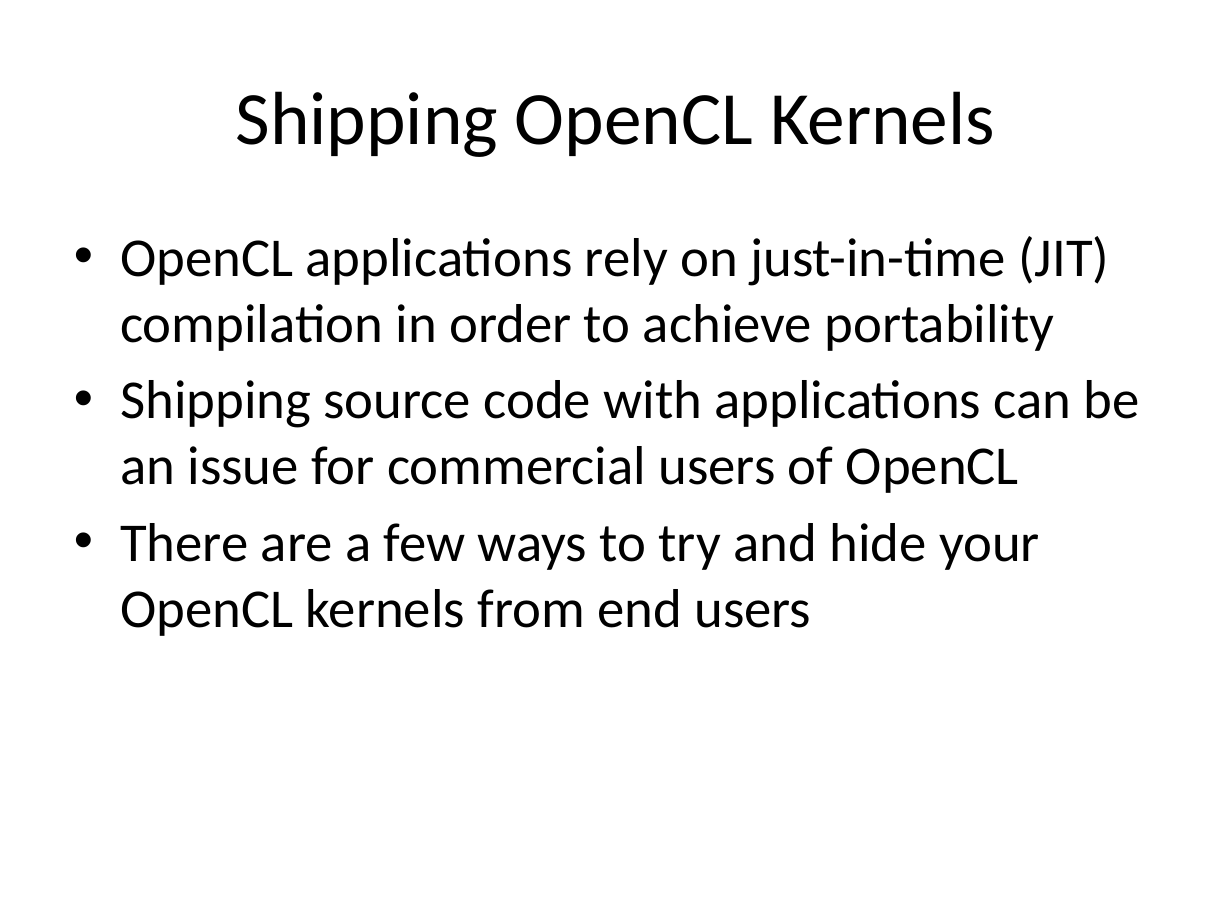
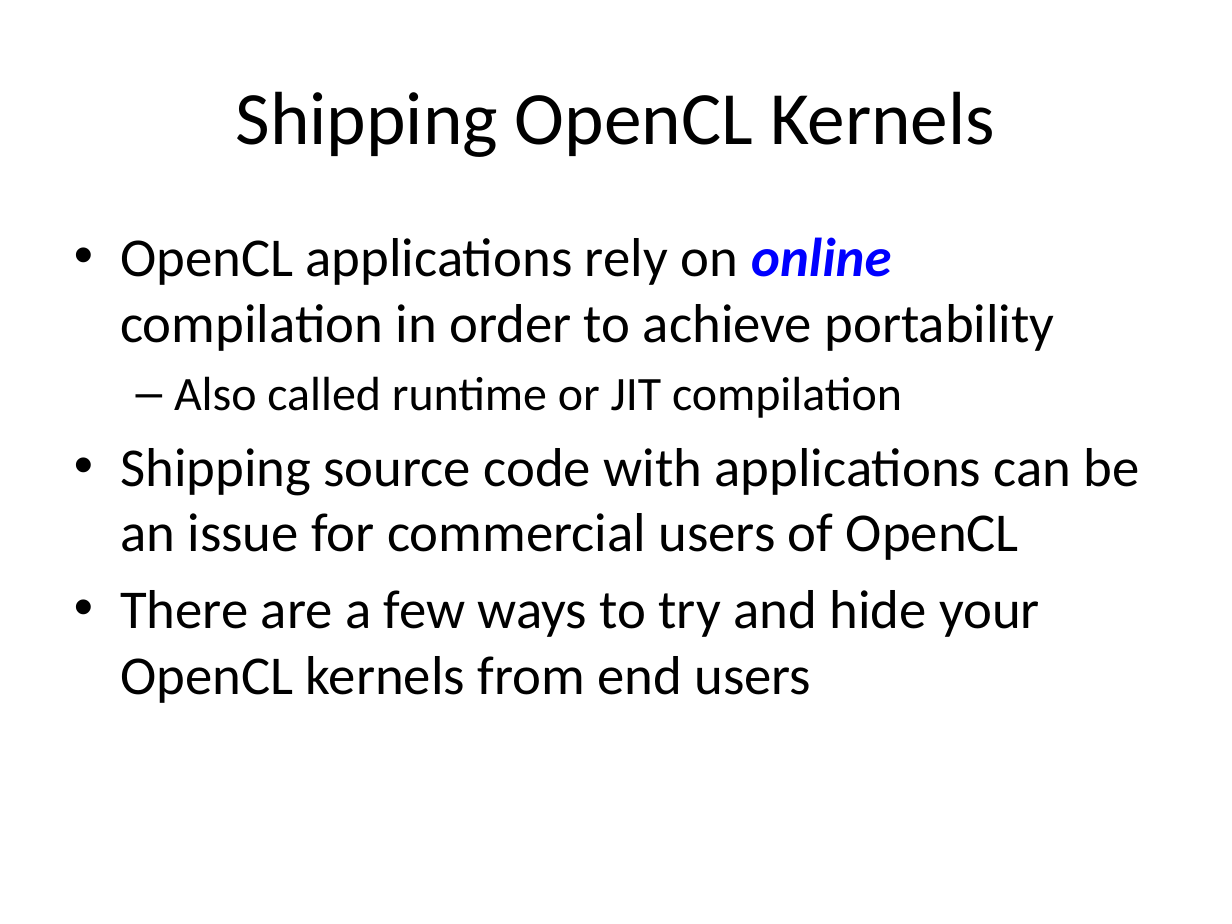
Before and after one commit to UoB-HPC/opencl-training-code, a slide deck: slide 5 of slides/advanced_part2.pptx (slide 2 before the commit). Drawn at 1232x924 pixels with LibreOffice and Linux fonts; fonts in the diff are those of the drawing. Boxes give left, top, right and bottom in pixels: in the first picture for what was removed or moved away, otherwise in the second. Text is boxed around its words. In the diff, an @@ line names an element or a change of style, - is before the commit and + after.

```diff
--- a/slides/advanced_part2.pptx
+++ b/slides/advanced_part2.pptx
@@ text at bbox=[120, 237, 1054, 418]: text changed @@
-• OpenCL applications rely on just-in-time (JIT) compilation in order to achieve portability
+• OpenCL applications rely on online compilation in order to achieve portability
+  – Also called runtime or JIT compilation
```
Also in this commit, not shown: 6 other slides changed, 1 other file.
